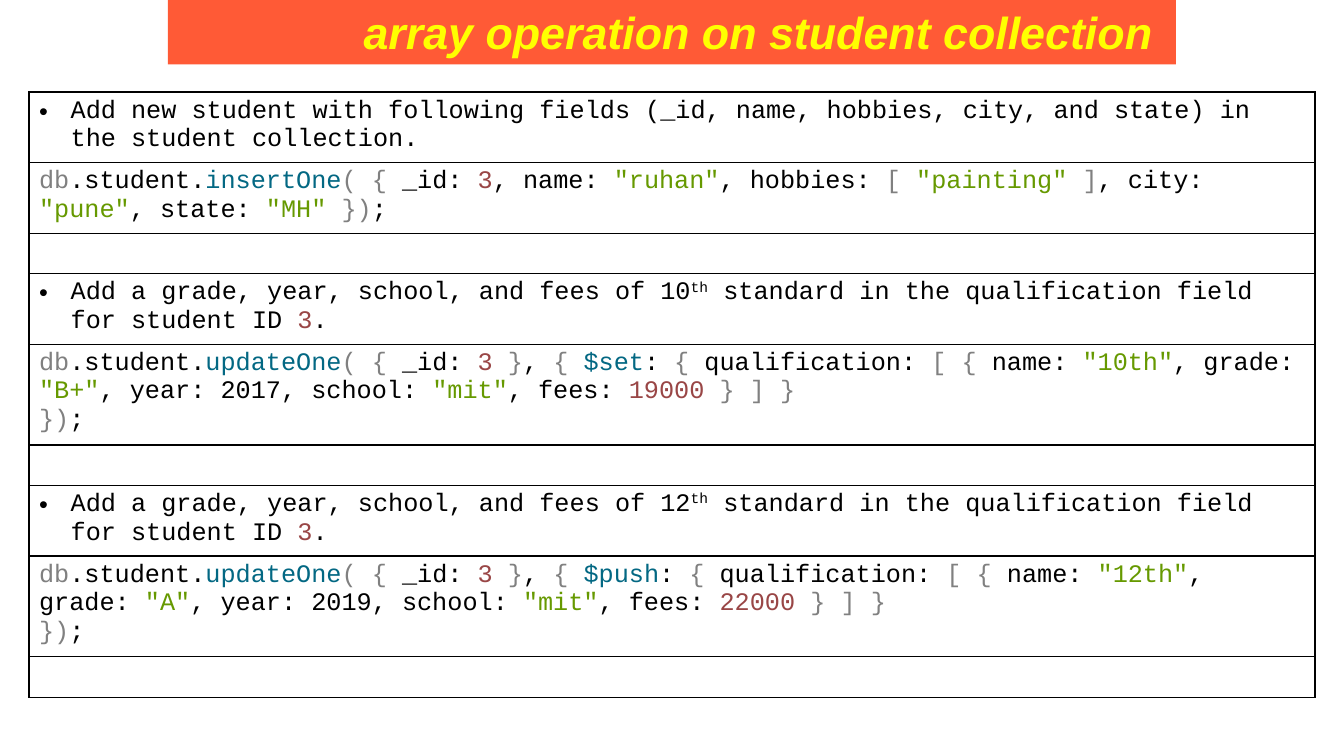
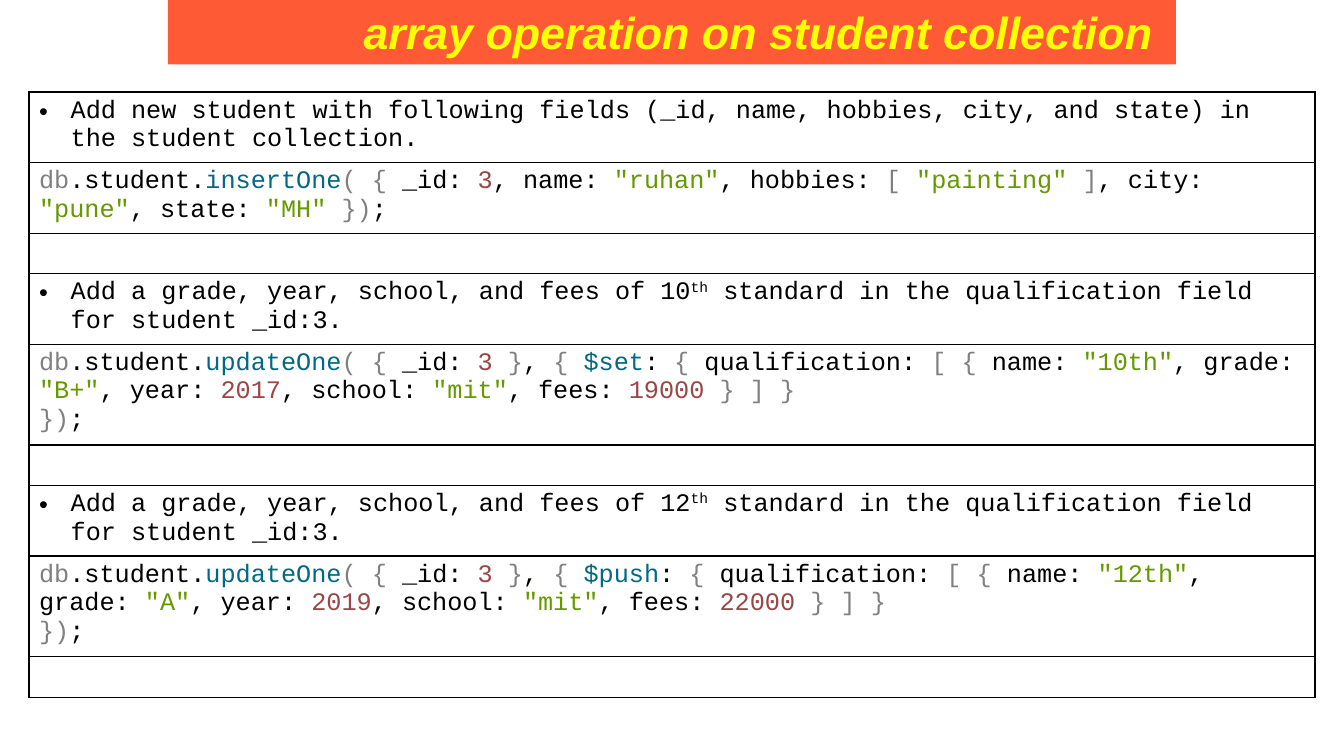
Before and after one commit to Saleel-Bagde/PPT-s, a slide deck: slide 196 of MongoDB PPT.pptx. Drawn at 1344x756 pixels with LibreOffice and Linux fonts; fonts in the diff are those of the drawing. Boxes give left, top, right and bottom in pixels: in the first picture for what was removed or moved away, otherwise in the second. Text is boxed around its words. In the diff, an @@ line names an element or a change of style, - is before the commit and + after.

```diff
--- a/MongoDB PPT.pptx
+++ b/MongoDB PPT.pptx
@@ table at (x1=29, y1=92, x2=1316, y2=697) @@
-row 4, column 1: Add a grade, year, school, and fees of 10th standard in the qualification field for student ID 3.
+row 4, column 1: Add a grade, year, school, and fees of 10th standard in the qualification field for student _id:3.
-row 7, column 1: Add a grade, year, school, and fees of 12th standard in the qualification field for student ID 3.
+row 7, column 1: Add a grade, year, school, and fees of 12th standard in the qualification field for student _id:3.
@@ text colour #000000 to #994646 in "2017,", "2019," @@
```
Also in this commit, not shown: 3 slides added.
